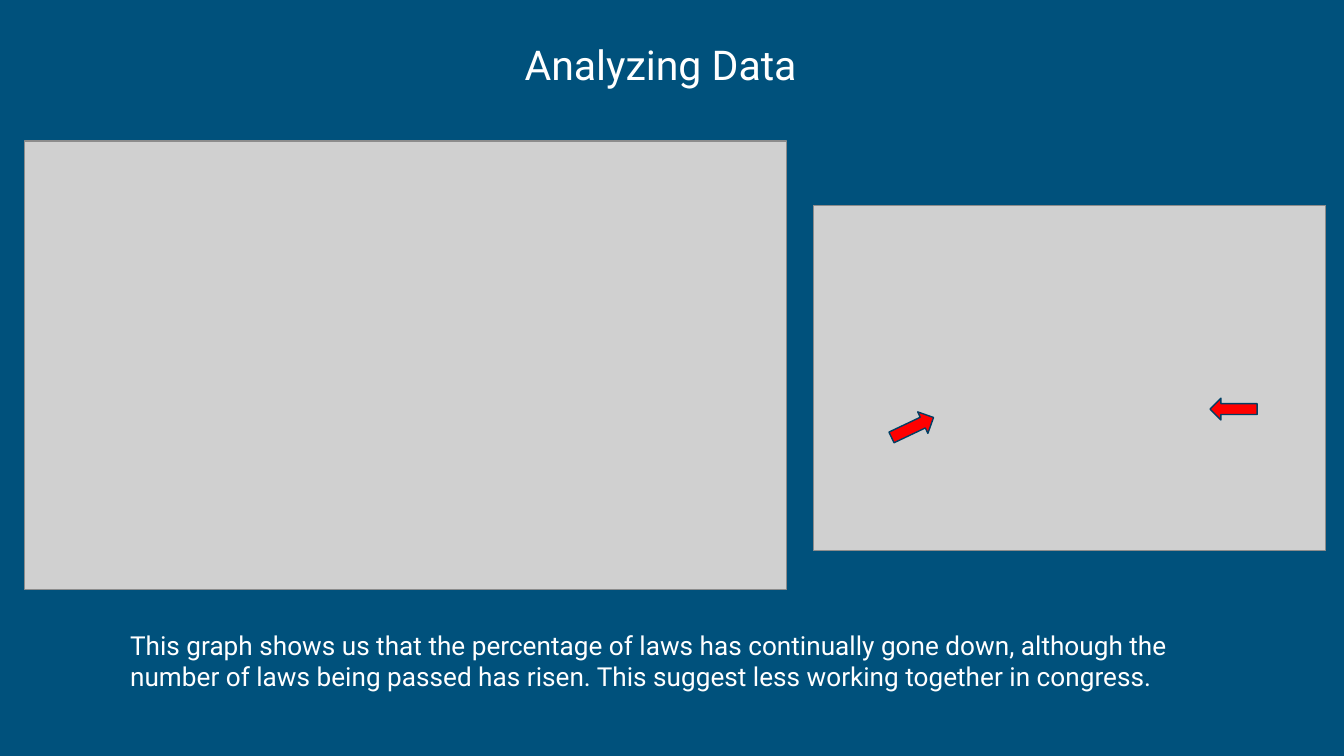
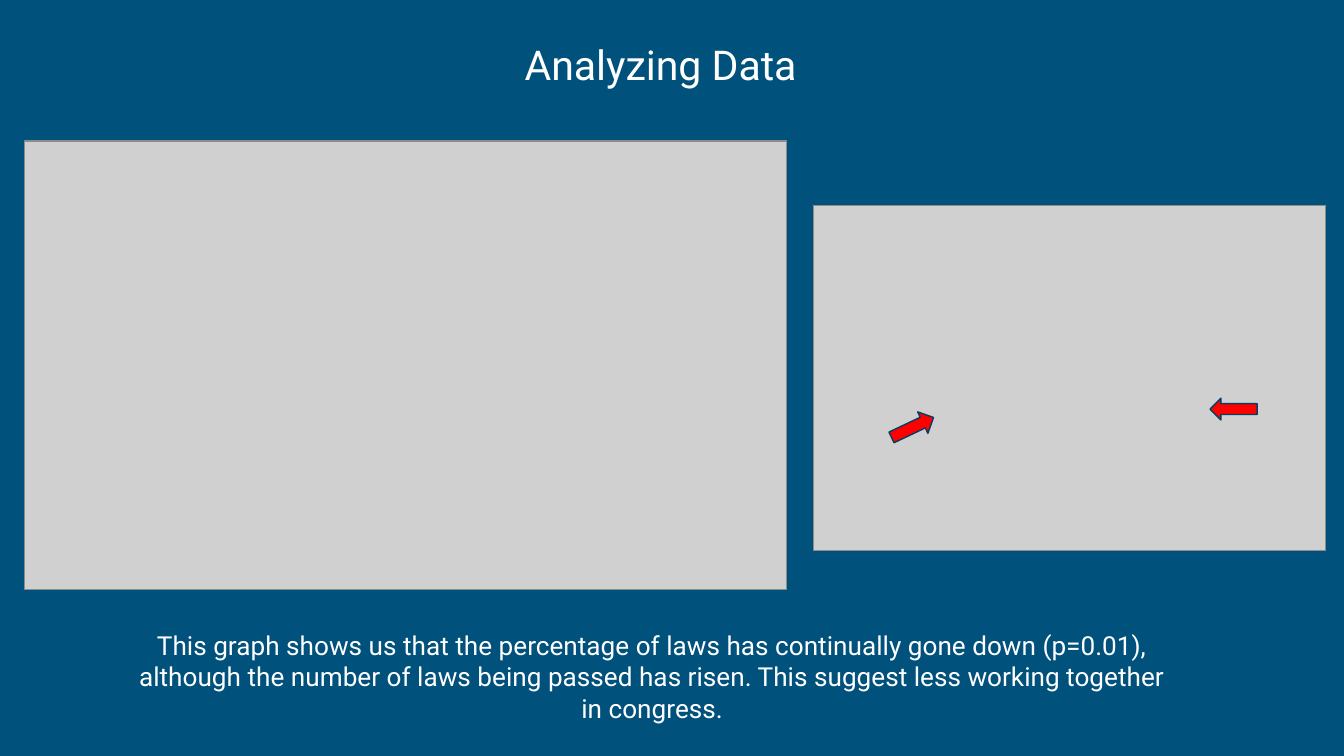
Before and after one commit to Foxxenn/Analysis_of_Congress_Healthcare, a slide deck: slide 11 of Analysis of Healthcare and Congress.pptx. Drawn at 1344x756 pixels with LibreOffice and Linux fonts; fonts in the diff are those of the drawing; grey boxes stand for pictures. Boxes give left, top, right and bottom in pixels: in the first picture for what was removed or moved away, otherwise in the second. Text is boxed around its words. In the diff, an @@ line names an element or a change of style, - is before the commit and + after.

```diff
--- a/Analysis of Healthcare and Congress.pptx
+++ b/Analysis of Healthcare and Congress.pptx
@@ text at bbox=[139, 634, 1164, 724]: text changed @@
-This graph shows us that the percentage of laws has continually gone down, although the number of laws being passed has risen. This suggest less working together in congress.
+This graph shows us that the percentage of laws has continually gone down (p=0.01), although the number of laws being passed has risen. This suggest less working together in congress.
```
Also in this commit, not shown: 11 other slides changed, 1 slide added.
